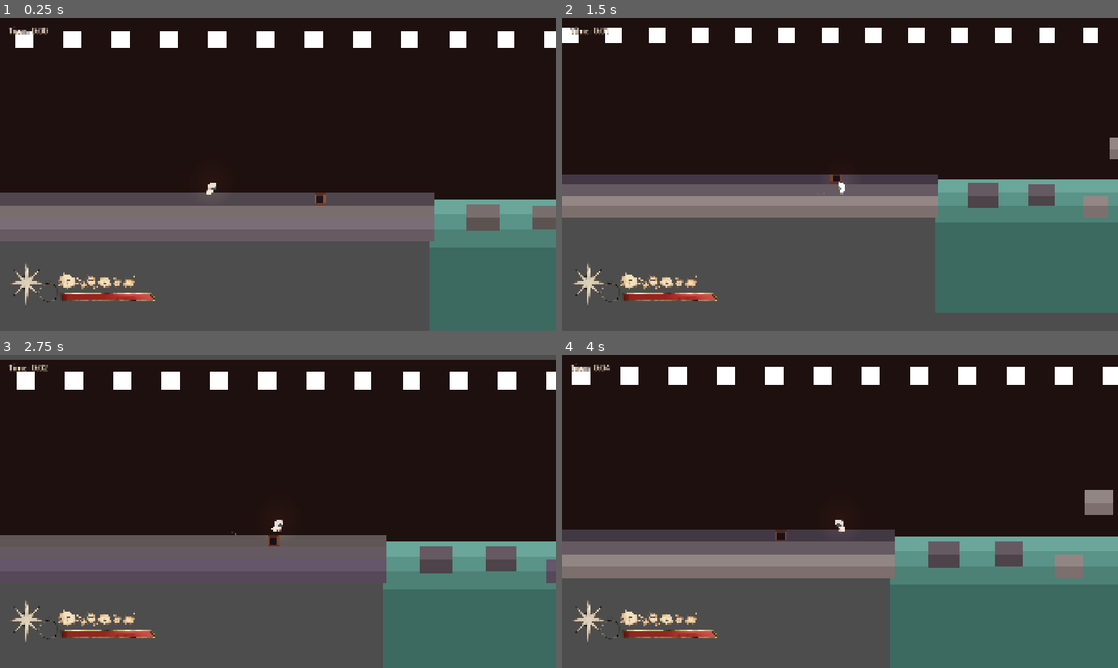
Above: before the commit, frames 1-4 (two rows, left to right).
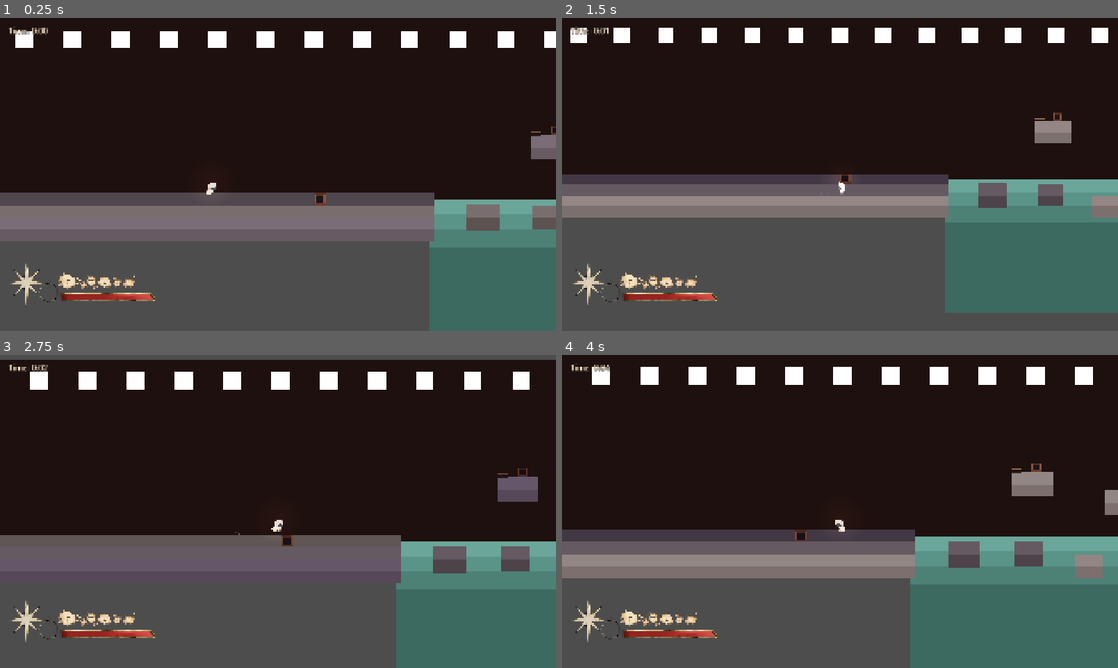
Above: after the commit, the same moments.

Repository: EkaterinaZakharova-13/purgatory-game
Game: Godot game, scene res://Scenes/Levels/main.tscn
The game is run twice, just before and just after one commit, with the same random seed, the same clock (stepped at 60 frames per second) and the same inputs. The engine's default icon, where the game draws it, is replaced by a stand-in: a white triangle on a blue panel in a dark square.
Inputs:
- Up to frame 1 (0.25 s): no input
- Up to frame 2 (1.5 s): hold D (right) 0.53-1.28 s; tap S (closer) at 0.6 s; tap Space (jump) at 0.77, 1.07 s; tap Shift (dash) at 0.8, 1.35 s; hold A (left) from 1.28 s (still down)
- Up to frame 3 (2.75 s): tap Space (jump) at 1.52, 1.82, 2.3 s; tap W (further) at 1.55, 2.1 s; release A (left) at 2.03 s; hold D (right) from 2.03 s (still down)
- Up to frame 4 (4 s): tap Space (jump) at 2.85, 3.02, 3.32, 3.77 s; tap S (closer) at 3.05, 3.6 s; release D (right) at 3.53 s; hold A (left) from 3.53 s (still down); tap Shift (dash) at 3.8 s

The runs differ from the first frame. In frame 1, 0.4% of the frame differs, in the area x 95-100%, y 34-46%; in frame 2, 4.3%; in frame 3, 6.0%; in frame 4, 8.8%, in the area x 1-100%, y 3-100%.

Commit message:
Add Ground10Left crate and pressure plate

Diff:
--- /dev/null
+++ b/Scenes/Entities/escape_door.tscn
@@ -0,0 +1,13 @@
+[gd_scene load_steps=2 format=3]
+
+[ext_resource type="Script" path="res://Scripts/escape_door.gd" id="1_script"]
+
+[node name="EscapeGate" type="Node2D"]
+script = ExtResource("1_script")
+
+[node name="GateVisual" type="Node2D" parent="." groups=["EscapeGateVisuals"]]
+position = Vector2(0, -140)
+
+[node name="WallFill" type="Polygon2D" parent="GateVisual"]
+polygon = PackedVector2Array(-36, 0, 36, 0, 36, 140, -36, 140)
+color = Color(0.035, 0.025, 0.03, 1)
--- /dev/null
+++ b/Scenes/Entities/pressure_plate.tscn
@@ -0,0 +1,27 @@
+[gd_scene load_steps=3 format=3]
+
+[ext_resource type="Script" path="res://Scripts/pressure_plate.gd" id="1_script"]
+
+[sub_resource type="RectangleShape2D" id="PressurePlateDetectionShape"]
+size = Vector2(38, 10)
+
+[node name="PressurePlate" type="Area2D" groups=["CratePressurePlates"]]
+collision_layer = 0
+collision_mask = 7
+monitoring = true
+script = ExtResource("1_script")
+
+[node name="CollisionShape2D" type="CollisionShape2D" parent="."]
+position = Vector2(0, -5)
+shape = SubResource("PressurePlateDetectionShape")
+
+[node name="PlateBase" type="Polygon2D" parent="."]
+z_index = 1
+polygon = PackedVector2Array(-19, -4, 19, -4, 18, 1, -18, 1)
+color = Color(0.19, 0.15, 0.14, 1)
+
+[node name="PlateTop" type="Polygon2D" parent="."]
+z_index = 2
+position = Vector2(0, -5)
+polygon = PackedVector2Array(-18, -7, 18, -7, 18, -4, -18, -4)
+color = Color(0.58, 0.43, 0.29, 1)
--- /dev/null
+++ b/Scenes/Levels/area_2d.gd
@@ -0,0 +1,8 @@
+extends Area2D
+
+func _ready() -> void:
+	body_entered.connect(_on_body_entered)
+
+func _on_body_entered(body: Node2D) -> void:
+	if body.is_in_group("Player") and body.has_method("respawn_at_start"):
+		body.call_deferred("respawn_at_start")
--- a/Scenes/Levels/main.tscn
+++ b/Scenes/Levels/main.tscn
@@ -5,6 +5,9 @@
 [ext_resource type="PackedScene" path="res://Scenes/Entities/orb_crate.tscn" id="3_crate"]
 [ext_resource type="PackedScene" path="res://Scenes/UI/player_hud.tscn" id="4_hud"]
 [ext_resource type="PackedScene" path="res://Scenes/Entities/orb_platform.tscn" id="5_platform"]
+[ext_resource type="Script" uid="uid://b2g57ekc2hpvt" path="res://Scenes/Levels/area_2d.gd" id="6_w0lsm"]
+[ext_resource type="PackedScene" path="res://Scenes/Entities/escape_door.tscn" id="7_escape_door"]
+[ext_resource type="PackedScene" path="res://Scenes/Entities/pressure_plate.tscn" id="8_pressure_plate"]
 
 [sub_resource type="RectangleShape2D" id="RectangleShape2D_rtip2"]
 size = Vector2(4, 32)
@@ -12,6 +15,12 @@
 [sub_resource type="RectangleShape2D" id="SupportShapeSmall"]
 size = Vector2(74.00002, 33.5)
 
+[sub_resource type="RectangleShape2D" id="EscapeGateCollision"]
+size = Vector2(72, 91.63635)
+
+[sub_resource type="RectangleShape2D" id="Ground10LeftSupportShape"]
+size = Vector2(108.8, 33.5)
+
 [sub_resource type="RectangleShape2D" id="Ground9SupportShape"]
 size = Vector2(138.75, 33.5)
 
@@ -20,6 +29,9 @@
 
 [sub_resource type="RectangleShape2D" id="SupportShapeWide"]
 size = Vector2(143.36, 32)
+
+[sub_resource type="RectangleShape2D" id="FallResetShape"]
+size = Vector2(1800, 32)
 
 [node name="Main" type="Node" unique_id=767089903]
 
@@ -71,6 +83,12 @@
 [node name="OrbCrate2" parent="." unique_id=1708099566 instance=ExtResource("3_crate")]
 position = Vector2(3224, 504)
 
+[node name="OrbCrate3" parent="." unique_id=2134492367 instance=ExtResource("3_crate")]
+position = Vector2(1476, 321.2)
+scale = Vector2(0.8, 0.8)
+current_layer = 3
+match_player_layer_on_interact = true
+
 [node name="PlayerHUD" parent="." unique_id=1759663052 instance=ExtResource("4_hud")]
 
 [node name="LayerManager" type="Node2D" parent="." unique_id=530471857 groups=["LayerManager"]]
@@ -187,6 +205,15 @@
 [node name="CollisionShape2D" type="CollisionShape2D" parent="LayerManager/Layer3/SupportPlatform2494" unique_id=1177172853]
 position = Vector2(38.0001, 17)
 shape = SubResource("SupportShapeSmall")
+
+[node name="EscapeGateBlockerL3" type="AnimatableBody2D" parent="LayerManager/Layer3" unique_id=786950872 groups=["EscapeGateBlockers"]]
+position = Vector2(2697, 295.5)
+scale = Vector2(1.375, 1.375)
+collision_mask = 7
+
+[node name="CollisionShape2D" type="CollisionShape2D" parent="LayerManager/Layer3/EscapeGateBlockerL3" unique_id=1757772001]
+position = Vector2(0, 70)
+shape = SubResource("EscapeGateCollision")
 
 [node name="OrbPlatform" parent="LayerManager/Layer3" unique_id=252267087 instance=ExtResource("5_platform")]
 position = Vector2(2473, 278)
@@ -212,6 +239,13 @@
 position = Vector2(37.999977, 48)
 shape = SubResource("SupportShapeSmall")
 
+[node name="Ground10LeftSupportPlatform" type="StaticBody2D" parent="LayerManager/Layer3" unique_id=2134492365 groups=["LayerDownLocked"]]
+position = Vector2(1409.2, 302)
+
+[node name="CollisionShape2D" type="CollisionShape2D" parent="LayerManager/Layer3/Ground10LeftSupportPlatform" unique_id=2134492366]
+position = Vector2(54.4, 48)
+shape = SubResource("Ground10LeftSupportShape")
+
 [node name="Ground8SupportPlatform" type="StaticBody2D" parent="LayerManager/Layer3" unique_id=387956634 groups=["LayerDownLocked"]]
 position = Vector2(1935, 275)
 
@@ -233,18 +267,28 @@
 position = Vector2(158, 49)
 shape = SubResource("Ground9SupportShape")
 
-[node name="Ground10SupportPlatform" type="StaticBody2D" parent="LayerManager/Layer3" unique_id=1912363485 groups=["LayerDownLocked", "Ground10Support"]]
+[node name="Ground10SupportPlatform" type="StaticBody2D" parent="LayerManager/Layer3" unique_id=1912363485 groups=["Ground10Support", "LayerDownLocked"]]
 position = Vector2(1563, 329)
 
 [node name="CollisionShape2D" type="CollisionShape2D" parent="LayerManager/Layer3/Ground10SupportPlatform" unique_id=1913531953]
-disabled = true
 position = Vector2(35.000023, 53)
 shape = SubResource("Ground10SupportShape")
+disabled = true
 
 [node name="Layer2" type="Node2D" parent="LayerManager" unique_id=541892398]
 modulate = Color(0.8235294, 0.8235294, 0.8235294, 1)
 metadata/_edit_lock_ = true
 
+[node name="EscapeGateBlockerL2" type="AnimatableBody2D" parent="LayerManager/Layer2" unique_id=1807843335 groups=["EscapeGateBlockers"]]
+position = Vector2(2697, 327.5)
+scale = Vector2(1.375, 1.375)
+collision_mask = 7
+
+[node name="CollisionShape2D" type="CollisionShape2D" parent="LayerManager/Layer2/EscapeGateBlockerL2" unique_id=1613952139]
+position = Vector2(0, 94.18181)
+scale = Vector2(0.99999994, 0.99999994)
+shape = SubResource("EscapeGateCollision")
+
 [node name="Ground" type="StaticBody2D" parent="LayerManager/Layer2" unique_id=937467975]
 position = Vector2(0, 552)
 scale = Vector2(18, 0.5)
@@ -451,6 +495,13 @@
 position = Vector2(37.999977, 46)
 shape = SubResource("SupportShapeSmall")
 
+[node name="Ground10LeftSupportPlatform" type="StaticBody2D" parent="LayerManager/Layer2" unique_id=2134492363 groups=["LayerDownLocked"]]
+position = Vector2(1409.2, 334)
+
+[node name="CollisionShape2D" type="CollisionShape2D" parent="LayerManager/Layer2/Ground10LeftSupportPlatform" unique_id=2134492364]
+position = Vector2(54.4, 46)
+shape = SubResource("Ground10LeftSupportShape")
+
 [node name="Ground8SupportPlatform" type="StaticBody2D" parent="LayerManager/Layer2" unique_id=452704962 groups=["LayerDownLocked"]]
 position = Vector2(1935, 307)
 
@@ -472,14 +523,14 @@
 position = Vector2(159, 48)
 shape = SubResource("Ground9SupportShape")
 
-[node name="Ground10SupportPlatform" type="StaticBody2D" parent="LayerManager/Layer2" unique_id=8577493 groups=["LayerDownLocked", "Ground10Support"]]
+[node name="Ground10SupportPlatform" type="StaticBody2D" parent="LayerManager/Layer2" unique_id=8577493 groups=["Ground10Support", "LayerDownLocked"]]
 position = Vector2(1563, 361)
 collision_layer = 2
 
 [node name="CollisionShape2D" type="CollisionShape2D" parent="LayerManager/Layer2/Ground10SupportPlatform" unique_id=361985336]
-disabled = true
 position = Vector2(35.000023, 53)
 shape = SubResource("Ground10SupportShape")
+disabled = true
 
 [node name="Layer1" type="Node2D" parent="LayerManager" unique_id=990853741]
 
@@ -627,6 +678,34 @@
 color = Color(0.48668993, 0.43843925, 0.43103063, 1)
 metadata/_edit_use_anchors_ = true
 
+[node name="Ground10Left" type="StaticBody2D" parent="LayerManager/Layer1" unique_id=2134492359 groups=["LayerDownLocked"]]
+position = Vector2(1409.2, 366)
+scale = Vector2(1.7, 0.5)
+metadata/_edit_group_ = true
+
+[node name="CollisionShape2D" type="CollisionShape2D" parent="LayerManager/Layer1/Ground10Left" unique_id=2134492360]
+position = Vector2(32, -32)
+scale = Vector2(16, 2)
+shape = SubResource("RectangleShape2D_rtip2")
+
+[node name="ColorRect" type="ColorRect" parent="LayerManager/Layer1/Ground10Left" unique_id=2134492361]
+offset_top = -64.0
+offset_right = 8.0
+scale = Vector2(8, 1)
+color = Color(0.57571715, 0.52621675, 0.5179543, 1)
+metadata/_edit_use_anchors_ = true
+
+[node name="ColorRect2" type="ColorRect" parent="LayerManager/Layer1/Ground10Left" unique_id=2134492362]
+offset_right = 8.0
+offset_bottom = 64.0
+scale = Vector2(8, 1)
+color = Color(0.48668993, 0.43843925, 0.43103063, 1)
+metadata/_edit_use_anchors_ = true
+
+[node name="Ground10LeftPressurePlate" parent="LayerManager/Layer1" unique_id=2134492368 instance=ExtResource("8_pressure_plate")]
+position = Vector2(1424.2, 334)
+scale = Vector2(0.75, 0.75)
+
 [node name="Ground8" type="StaticBody2D" parent="LayerManager/Layer1" unique_id=2134492358 groups=["LayerDownLocked"]]
 position = Vector2(1935, 339)
 scale = Vector2(1.2000008, 0.5)
@@ -699,6 +778,20 @@
 color = Color(0.48668993, 0.43843925, 0.43103063, 1)
 metadata/_edit_use_anchors_ = true
 
+[node name="EscapeGateBlockerL1" type="AnimatableBody2D" parent="LayerManager/Layer1" unique_id=1872320783 groups=["EscapeGateBlockers"]]
+position = Vector2(2697, 359.5)
+scale = Vector2(1.375, 1.375)
+collision_mask = 7
+
+[node name="CollisionShape2D" type="CollisionShape2D" parent="LayerManager/Layer1/EscapeGateBlockerL1" unique_id=481682957]
+position = Vector2(0, 70)
+shape = SubResource("EscapeGateCollision")
+
+[node name="EscapeGate" parent="LayerManager/Layer1" unique_id=358938542 instance=ExtResource("7_escape_door")]
+position = Vector2(2697, 552)
+scale = Vector2(1.375, 1.375)
+platform_path = NodePath("../../Layer3/OrbPlatform")
+
 [node name="SupportPlatform1240" type="StaticBody2D" parent="LayerManager/Layer1" unique_id=1177062555]
 position = Vector2(1240, 584)
 
@@ -987,3 +1080,12 @@
 offset_right = 4432.0
 offset_bottom = 96.0
 scale = Vector2(1.1999999, 1.1999999)
+
+[node name="Area2D" type="Area2D" parent="." unique_id=338758549]
+position = Vector2(1572, 958)
+scale = Vector2(2.685, 2.685)
+collision_layer = 0
+script = ExtResource("6_w0lsm")
+
+[node name="CollisionShape2D" type="CollisionShape2D" parent="Area2D" unique_id=1685416252]
+shape = SubResource("FallResetShape")
--- /dev/null
+++ b/Scripts/escape_door.gd
@@ -0,0 +1,93 @@
+extends Node2D
+
+@export var platform_path: NodePath
+@export_range(0.2, 6.0, 0.1) var open_duration := 5.0
+
+var gate_tween: Tween
+var is_open := false
+var close_pending := false
+var gate_visuals: Array[Node2D] = []
+var gate_blockers: Array[AnimatableBody2D] = []
+var blocker_collisions: Array[CollisionShape2D] = []
+var blocker_closed_scales: Array[Vector2] = []
+
+func _ready() -> void:
+	for node in get_tree().get_nodes_in_group("EscapeGateVisuals"):
+		var visual := node as Node2D
+		if visual != null:
+			gate_visuals.append(visual)
+	for node in get_tree().get_nodes_in_group("EscapeGateBlockers"):
+		var blocker := node as AnimatableBody2D
+		if blocker == null:
+			continue
+		var shape := blocker.get_node_or_null("CollisionShape2D") as CollisionShape2D
+		if shape == null:
+			continue
+		gate_blockers.append(blocker)
+		blocker_collisions.append(shape)
+		blocker_closed_scales.append(blocker.scale)
+		shape.set_deferred("disabled", false)
+
+	var platform := get_node_or_null(platform_path)
+	if platform != null:
+		if platform.has_signal("orb_placed"):
+			platform.connect("orb_placed", Callable(self, "open_gate"))
+		if platform.has_signal("orb_recalled"):
+			platform.connect("orb_recalled", Callable(self, "close_gate"))
+	close_gate()
+
+func _process(_delta: float) -> void:
+	if close_pending and not _player_is_in_gate_clearance():
+		_close_gate_now()
+
+func open_gate() -> void:
+	close_pending = false
+	is_open = true
+	if gate_tween and gate_tween.is_running():
+		gate_tween.kill()
+	for shape in blocker_collisions:
+		shape.set_deferred("disabled", false)
+
+	gate_tween = create_tween()
+	gate_tween.set_trans(Tween.TRANS_SINE).set_ease(Tween.EASE_IN_OUT)
+	gate_tween.set_parallel(true)
+	for visual in gate_visuals:
+		gate_tween.tween_property(visual, "scale", Vector2(1, 0), open_duration)
+	for index in range(gate_blockers.size()):
+		var closed_scale: Vector2 = blocker_closed_scales[index]
+		var opening_scale := Vector2(closed_scale.x, closed_scale.y * 0.02)
+		gate_tween.tween_property(gate_blockers[index], "scale", opening_scale, open_duration)
+	gate_tween.set_parallel(false)
+	gate_tween.tween_callback(Callable(self, "_finish_open"))
+
+func close_gate() -> void:
+	if _player_is_in_gate_clearance():
+		close_pending = true
+		return
+	_close_gate_now()
+
+func _close_gate_now() -> void:
+	close_pending = false
+	is_open = false
+	if gate_tween and gate_tween.is_running():
+		gate_tween.kill()
+	for visual in gate_visuals:
+		visual.scale = Vector2.ONE
+	for index in range(gate_blockers.size()):
+		gate_blockers[index].scale = blocker_closed_scales[index]
+		blocker_collisions[index].set_deferred("disabled", false)
+
+func _player_is_in_gate_clearance() -> bool:
+	var player := get_tree().get_first_node_in_group("Player") as Node2D
+	if player == null:
+		return false
+	var offset := player.global_position - global_position
+	return absf(offset.x) <= 68.0 and offset.y >= -140.0 and offset.y <= 35.0
+
+func _finish_open() -> void:
+	if not is_open:
+		return
+	for visual in gate_visuals:
+		visual.scale = Vector2(1, 0)
+	for shape in blocker_collisions:
+		shape.set_deferred("disabled", true)
--- a/Scripts/orb_crate.gd
+++ b/Scripts/orb_crate.gd
@@ -3,6 +3,7 @@
 const DEPTH_Z_STRIDE := 1024
 
 @export_range(1, 3, 1) var current_layer := 2
+@export var match_player_layer_on_interact := false
 @export var push_force := 1450.0
 @export var max_push_speed := 150.0
 @export var idle_braking_strength := 1300.0
@@ -31,6 +32,8 @@
 	linear_damp = 1.0
 	continuous_cd = RigidBody2D.CCD_MODE_CAST_SHAPE
 	z_as_relative = false
+	# Keep the F-key interaction range the same when an individual crate is scaled.
+	interaction_area.global_scale = Vector2.ONE
 	_layer_rest_y = global_position.y
 	_apply_layer(current_layer)
 	interaction_area.body_entered.connect(_on_body_entered)
@@ -46,10 +49,15 @@
 	modulate = modulate.lerp(target_tint, 1.0 - exp(-10.0 * delta))
 
 func can_be_pushed() -> bool:
-	return _orb_has_arrived and is_instance_valid(placed_orb)
+	return (
+		_orb_has_arrived
+		and is_instance_valid(placed_orb)
+		and bool(placed_orb.get("is_placed"))
+		and placed_orb.get("placed_platform") == self
+	)
 
-func receive_push(direction: float) -> void:
-	if not can_be_pushed() or not is_equal_approx(absf(direction), 1.0):
+func receive_push(direction: float, pushing_layer: int, pusher_y: float) -> void:
+	if pushing_layer != current_layer or pusher_y > global_position.y + 24.0 or not can_be_pushed() or not is_equal_approx(absf(direction), 1.0):
 		return
 	apply_central_force(Vector2(direction * push_force, 0.0))
 	_push_force_received = true
@@ -69,12 +77,17 @@
 	state.linear_velocity = body_velocity
 
 func interact(player: Node2D, orb: Node2D) -> bool:
-	if not _player_is_in_interaction_range(player) or current_layer != int(player.get("current_mask")):
+	if not _player_is_in_interaction_range(player) or player.global_position.y > global_position.y + 24.0:
 		return false
 	if placed_orb != null or not bool(orb.get("is_active")):
 		return false
 	if bool(orb.get("is_placing")) or bool(orb.get("is_placed")) or bool(orb.get("is_recalling")):
 		return false
+	var player_layer := int(player.get("current_mask"))
+	if current_layer != player_layer:
+		if not match_player_layer_on_interact:
+			return false
+		_apply_layer(player_layer)
 	placed_orb = orb
 	orb.call("place_on", orb_anchor, self, Vector2.ONE * stored_orb_scale)
 	orb.global_position = orb_anchor.global_position
--- a/Scripts/orb_platform.gd
+++ b/Scripts/orb_platform.gd
@@ -1,4 +1,7 @@
 extends StaticBody2D
+
+signal orb_placed
+signal orb_recalled
 
 const GROUND10_SCENE: PackedScene = preload("res://Scenes/Entities/ground_10.tscn")
 
@@ -45,6 +48,7 @@
 	if placed_orb == orb:
 		_set_occupied(true)
 		_spawn_ground10()
+		orb_placed.emit()
 
 func release_orb(orb: Node2D) -> void:
 	if placed_orb != orb:
@@ -53,6 +57,7 @@
 	placed_orb = null
 	_set_occupied(false)
 	_set_ground10_active(false)
+	orb_recalled.emit()
 	if is_instance_valid(orb):
 		orb.call("recall_from_platform", self)
 
@@ -84,7 +89,6 @@
 		var collision_shape := support.get_node_or_null("CollisionShape2D") as CollisionShape2D
 		if collision_shape != null:
 			collision_shape.set_deferred("disabled", not active)
-
 func _set_occupied(occupied: bool) -> void:
 	if brightness_tween and brightness_tween.is_running():
 		brightness_tween.kill()
--- a/Scripts/player.gd
+++ b/Scripts/player.gd
@@ -18,7 +18,7 @@
 @onready var layer_manager := get_tree().get_first_node_in_group("LayerManager")
 
 @export_group("Movement")
-@export var max_speed: float = 240.0
+@export var max_speed: float = 220.0
 @export var acceleration: float = 1800.0
 @export_range(0.0, 1.0) var ground_friction: float = 0.45
 @export var ground_braking: float = 3000.0
@@ -44,11 +44,13 @@
 var original_sprite_modulate := Color.WHITE
 
 var starting_mask: int = 2
+var starting_position := Vector2.ZERO
 var current_mask := starting_mask
 
 var last_direction := 1
 
 func _ready():
+	starting_position = global_position
 	original_sprite_modulate = animated_sprite.modulate
 	walking_dust.emitting = false
 	_update_z_index()
@@ -62,6 +64,28 @@
 	further_check.set_collision_mask_value(starting_mask-1, 1)
 	closer_check.collision_mask = 0
 	closer_check.set_collision_mask_value(starting_mask+1, 1)
+
+func respawn_at_start() -> void:
+	if orb.is_placing or orb.is_placed:
+		orb.call_back()
+	global_position = starting_position
+	velocity = Vector2.ZERO
+	current_mask = starting_mask
+	collision_mask = 0
+	set_collision_mask_value(starting_mask, true)
+	further_check.collision_mask = 0
+	if current_mask > 1:
+		further_check.set_collision_mask_value(current_mask - 1, true)
+	closer_check.collision_mask = 0
+	if current_mask < layer_manager.layer_size:
+		closer_check.set_collision_mask_value(current_mask + 1, true)
+	dash_duration_remaining = 0.0
+	animated_sprite.modulate = original_sprite_modulate
+	walking_dust.emitting = false
+	last_grounded_time = -INF
+	last_jump_pressed_time = -INF
+	_update_z_index()
+	_play_animation(ANIM_IDLE)
 
 func _physics_process(delta: float) -> void:
 	dash_duration_remaining = maxf(0.0, dash_duration_remaining - delta)
@@ -241,7 +265,7 @@
 		if crate == null or not crate.is_in_group("OrbCrates"):
 			continue
 		if collision.get_normal().x * direction < -0.5:
-			crate.call("receive_push", signf(direction))
+			crate.call("receive_push", signf(direction), current_mask, global_position.y)
 
 func _get_carried_orb_crate() -> Node2D:
 	if not bool(orb.get("is_placed")) and not bool(orb.get("is_placing")):
--- /dev/null
+++ b/Scripts/pressure_plate.gd
@@ -0,0 +1,44 @@
+extends Area2D
+
+signal pressed
+signal released
+
+@onready var plate_top: Polygon2D = $PlateTop
+
+var _occupying_crates: Array[Node2D] = []
+var _is_pressed := false
+var _press_tween: Tween
+
+func _ready() -> void:
+	body_entered.connect(_on_body_entered)
+	body_exited.connect(_on_body_exited)
+
+func _on_body_entered(body: Node2D) -> void:
+	if not body.is_in_group("OrbCrates"):
+		return
+	if not _occupying_crates.has(body):
+		_occupying_crates.append(body)
+	_update_pressed_state()
+
+func _on_body_exited(body: Node2D) -> void:
+	_occupying_crates.erase(body)
+	_update_pressed_state()
+
+func _update_pressed_state() -> void:
+	for index in range(_occupying_crates.size() - 1, -1, -1):
+		var crate := _occupying_crates[index]
+		if not is_instance_valid(crate) or not crate.is_inside_tree():
+			_occupying_crates.remove_at(index)
+	var should_be_pressed := not _occupying_crates.is_empty()
+	if should_be_pressed == _is_pressed:
+		return
+	_is_pressed = should_be_pressed
+	if _is_pressed:
+		pressed.emit()
+	else:
+		released.emit()
+	if _press_tween != null and _press_tween.is_running():
+		_press_tween.kill()
+	_press_tween = create_tween().set_trans(Tween.TRANS_SINE).set_ease(Tween.EASE_OUT)
+	var target_position := Vector2(0.0, -2.0) if _is_pressed else Vector2(0.0, -5.0)
+	_press_tween.tween_property(plate_top, "position", target_position, 0.12)
Not shown, added: Scenes/Levels/area_2d.gd.uid
Not shown, added: Scripts/escape_door.gd.uid
Not shown, added: Scripts/pressure_plate.gd.uid
